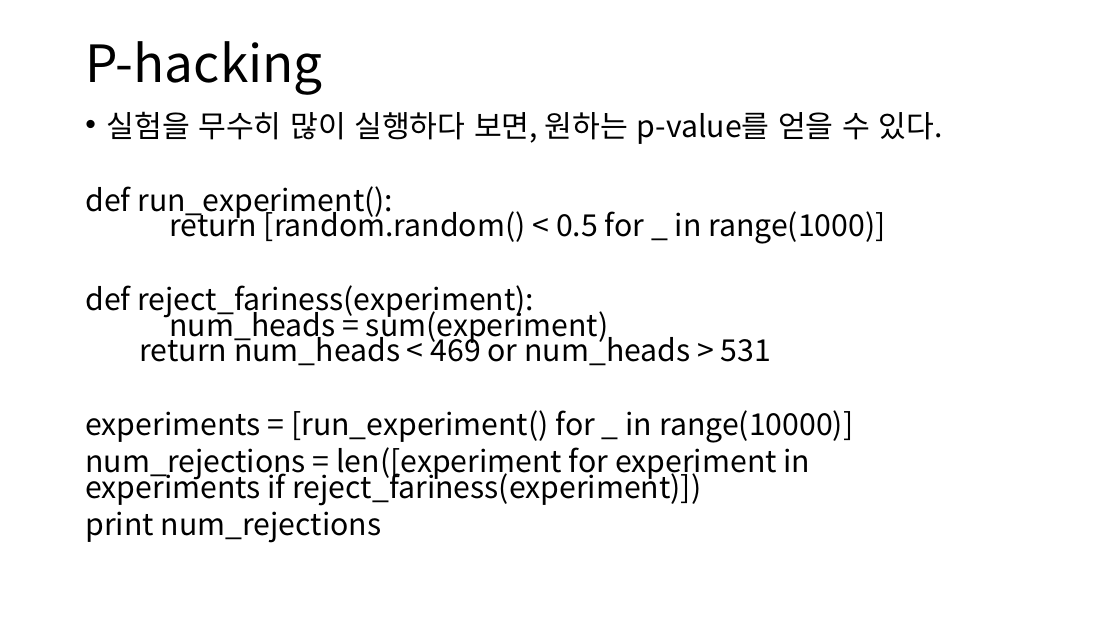
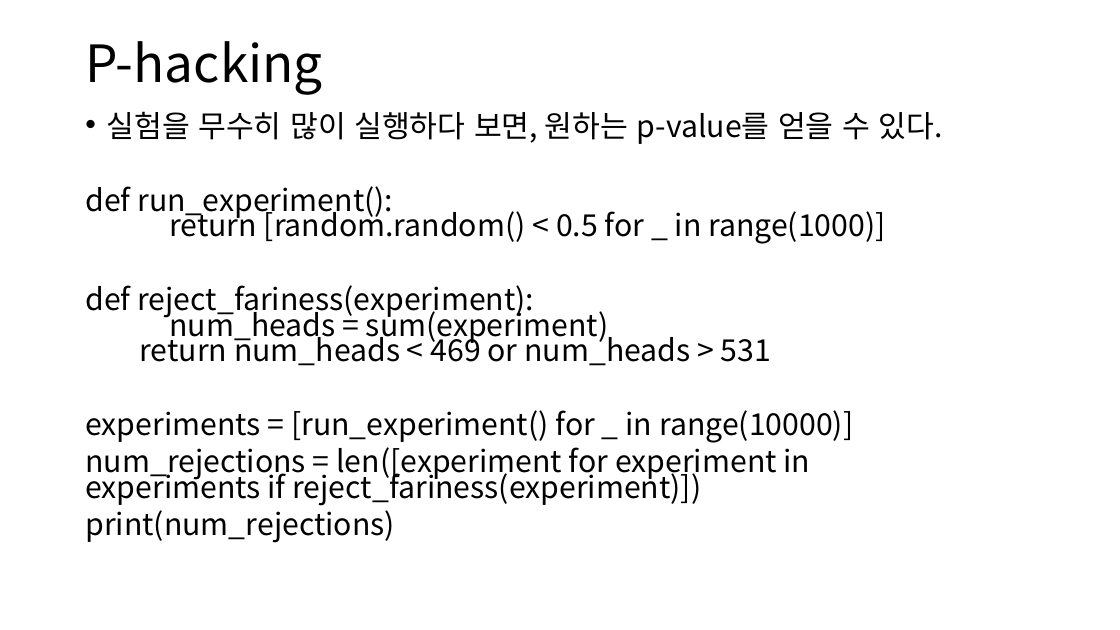
Before and after one commit to ksublee/SPuP, a slide deck: slide 15 of ppt/Python_10_가설 검정과 통계적 추론.pptx. Drawn at 1120x630 pixels with LibreOffice and Linux fonts; fonts in the diff are those of the drawing. Boxes give left, top, right and bottom in pixels: in the first picture for what was removed or moved away, otherwise in the second. Text is boxed around its words. In the diff, an @@ line names an element or a change of style, - is before the commit and + after.

```diff
--- a/ppt/Python_10_가설 검정과 통계적 추론.pptx
+++ b/ppt/Python_10_가설 검정과 통계적 추론.pptx
@@ text at [85, 504, 395, 543]: text changed @@
-print num_rejections
+print(num_rejections)
```
Also in this commit, not shown: 1 other slide changed, 9 other files.
